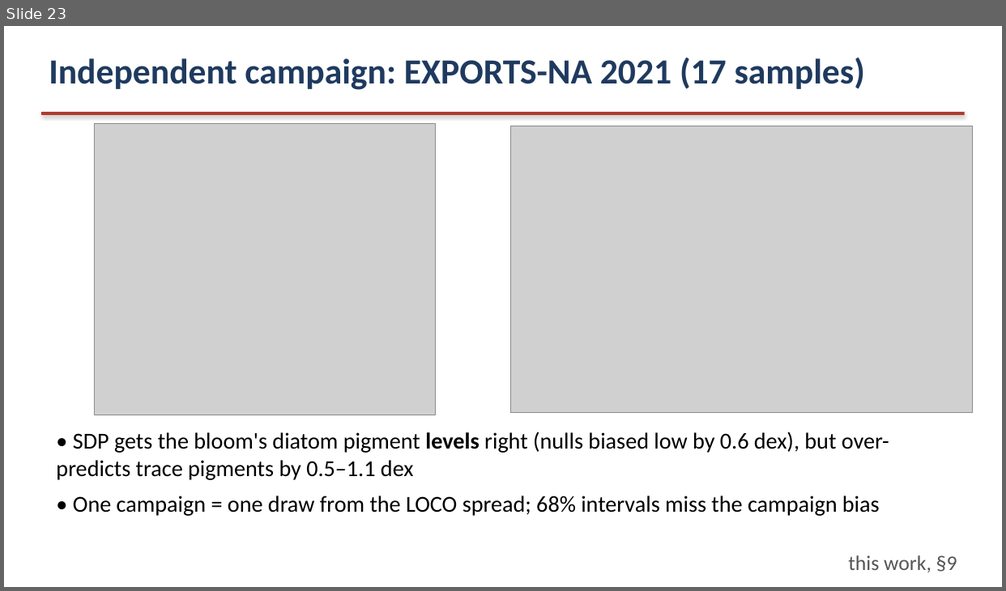
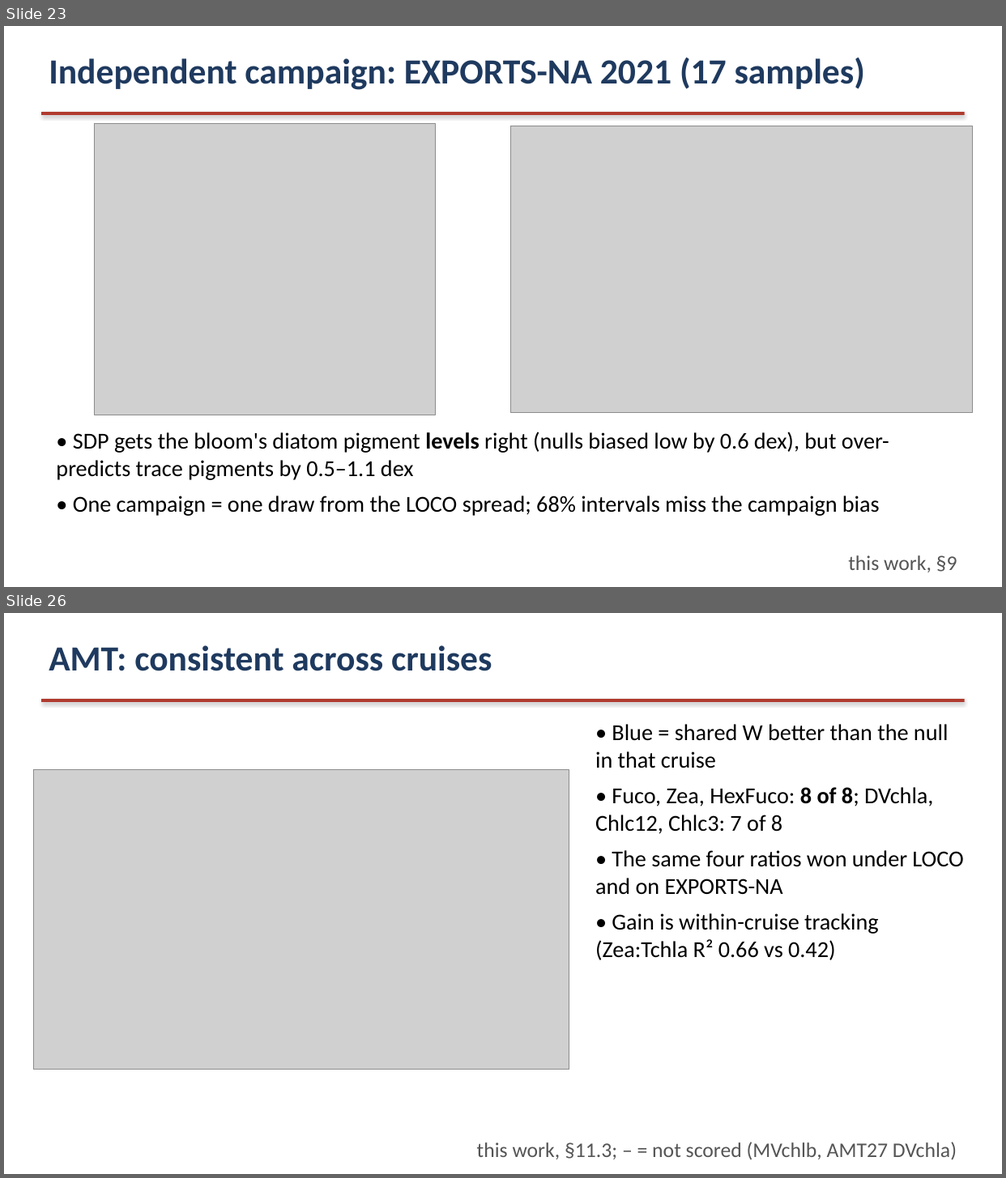
Before and after one commit to ocean-colour/EPFT-UP, a slide deck: reports/slides/SDP_Claude_Slides.pptx. Shown one above the other, each under a label of ours: slide 23 before the commit, slides 23 and 26 after it; the slides between them are not shown. The pictures are 1006x591 and 1006x1178 pixels, drawn with LibreOffice and Linux fonts; fonts in the diff are those of the drawing; grey boxes stand for pictures. Boxes give left, top, right and bottom in pixels: in the first picture for what was removed or moved away, otherwise in the second. Text is boxed around its words. In the diff, an @@ line names an element or a change of style, - is before the commit and + after.

```diff
--- a/reports/slides/SDP_Claude_Slides.pptx
+++ b/reports/slides/SDP_Claude_Slides.pptx
@@ slide 26 added at (4,613,1002,1174), background #FFFFFF @@
@@ text added at (49,645,492,671), 34 pt, text #1F3A5F, bold @@
+AMT: consistent across cruises
@@ rectangle added at (41,699,965,702), fill #B03A2E @@
@@ text added at (595,724,963,960), 22 pt, text #000000 @@
+• Blue = shared W better than the null in that cruise
+• Fuco, Zea, HexFuco: 8 of 8; DVchla, Chlc12, Chlc3: 7 of 8
+• The same four ratios won under LOCO and on EXPORTS-NA
+• Gain is within-cruise tracking (Zea:Tchla R² 0.66 vs 0.42)
@@ picture added at (34,770,569,1071) @@
@@ text added at (477,1142,957,1161), 20 pt, text #555555 @@
+this work, §11.3; – = not scored (MVchlb, AMT27 DVchla)
```
Also in this commit, not shown: 5 slides changed, 3 other slides added, 21 other files.
